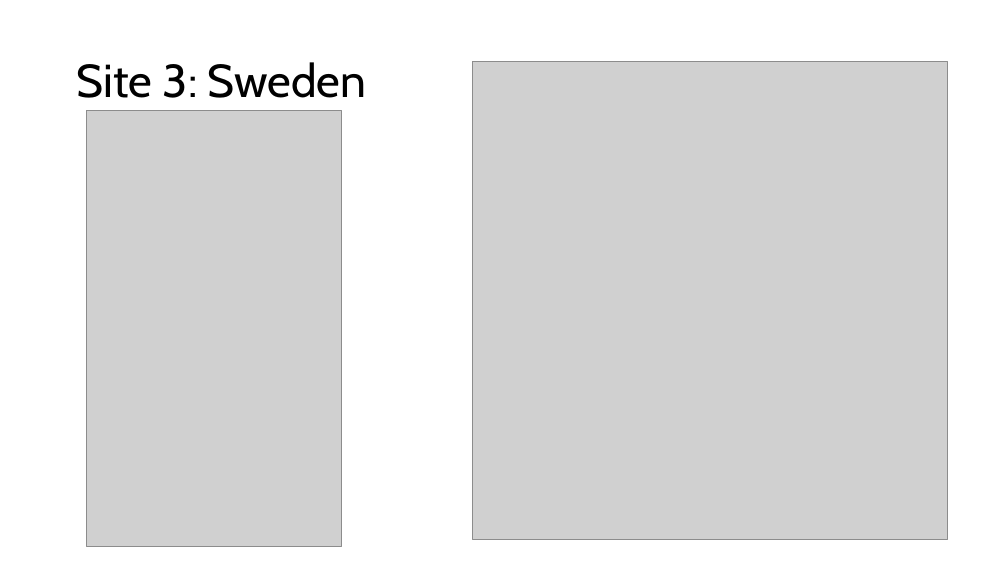
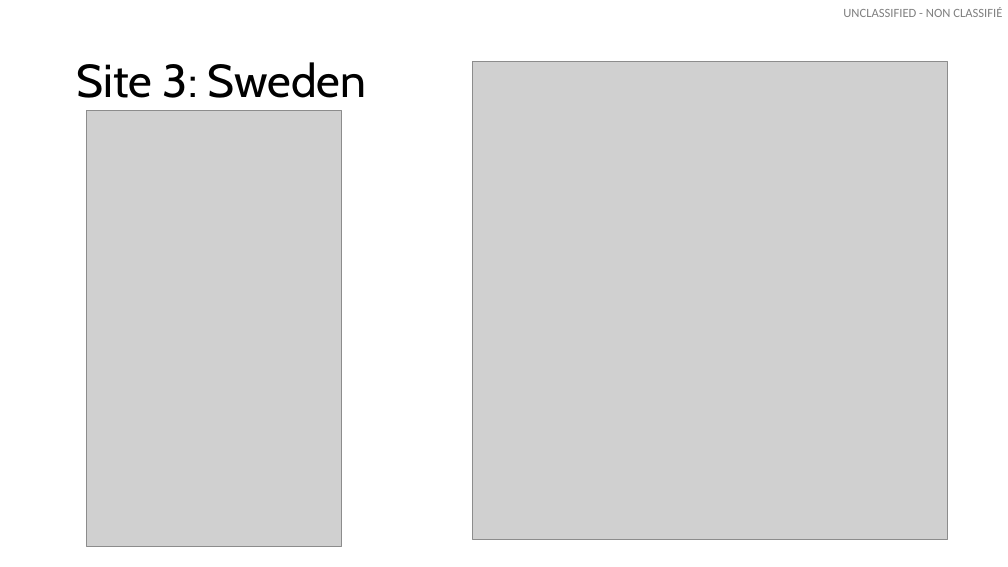
Before and after one commit to dongzhang04/greenearthnet, a slide deck: slide 1 of development/greenearthnet/presentations/Site3.pptx. Drawn at 1008x567 pixels with LibreOffice and Linux fonts; fonts in the diff are those of the drawing; grey boxes stand for pictures. Boxes give left, top, right and bottom in pixels: in the first picture for what was removed or moved away, otherwise in the second. Text is boxed around its words. In the diff, an @@ line names an element or a change of style, - is before the commit and + after.

```diff
--- a/development/greenearthnet/presentations/Site3.pptx
+++ b/development/greenearthnet/presentations/Site3.pptx
@@ text added at (843,7,1002,17), 12 pt, text #000000 at 50% opacity @@
+UNCLASSIFIED - NON CLASSIFIÉ
```
Also in this commit, not shown: 6 other slides changed, 43 other files.
